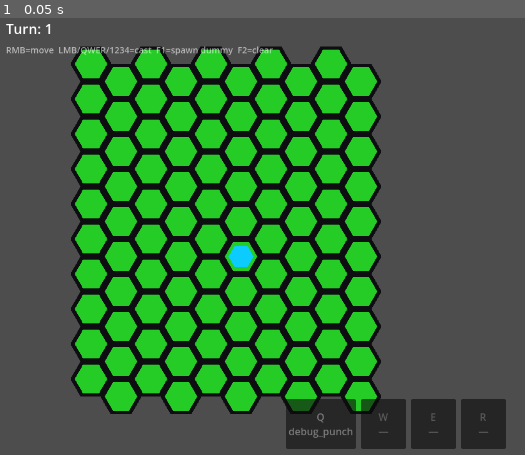
Above: before the commit, frame 1.
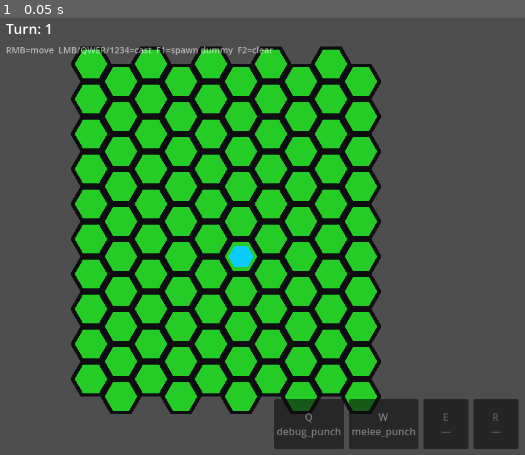
Above: after the commit, the same moment.

Repository: TortikP/GameJamProject
Game: Godot game, scene res://scenes/dev/godmode.tscn
Two runs of this game, one before a commit and one after it. Both use one fixed random seed, a clock stepped at 60 frames per second and the inputs below. This scene is started directly instead of the project's main scene.
Inputs:
- Up to frame 1 (0.05 s): no input

The runs differ from the first frame. In frame 1, 1.3% of the frame differs, in the area x 52-99%, y 87-99%.

Commit message:
feat(abilities): single_enemy_adjacent target + melee_punch (slot W)
Subclass of SingleEnemyTarget with adjacency filter via grid.find_path —
path size 2 means caster and target are one step apart. Registered in
AbilityDatabase.TARGET_KINDS. New JSON: melee_punch (damage 8, adjacency).
Seeded into slot 1 (W) on godmode start; slot 0 (Q) keeps debug_punch
(any-distance damage 5) for comparison.

Demo: hover Q on far enemy → yellow castable. Hover W on far enemy →
greyed out. Step adjacent → both light up. Hits the 'two states'
visualization end-to-end.

Diff:
--- /dev/null
+++ b/data/abilities/melee_punch.json
@@ -0,0 +1,6 @@
+{
+  "id": "melee_punch",
+  "target": {"kind": "single_enemy_adjacent"},
+  "effect": {"kind": "damage", "amount": 8},
+  "modifiers": []
+}
--- a/scripts/core/abilities/ability_database.gd
+++ b/scripts/core/abilities/ability_database.gd
@@ -17,6 +17,7 @@
 
 const TARGET_KINDS: Dictionary = {
 	"single_enemy": preload("res://scripts/core/abilities/targets/single_enemy_target.gd"),
+	"single_enemy_adjacent": preload("res://scripts/core/abilities/targets/single_enemy_adjacent_target.gd"),
 }
 
 const EFFECT_KINDS: Dictionary = {
--- /dev/null
+++ b/scripts/core/abilities/targets/single_enemy_adjacent_target.gd
@@ -0,0 +1,21 @@
+class_name SingleEnemyAdjacentTarget
+extends SingleEnemyTarget
+## Single-enemy target that additionally requires the enemy to be on a
+## hex adjacent to the caster. Adjacency is measured via grid.find_path —
+## path of size 2 means [caster, target] = one step apart.
+
+
+func resolve(caster: Actor, ctx: Dictionary) -> Array:
+	var base: Array = super.resolve(caster, ctx)
+	if base.is_empty():
+		return []
+	var grid: HexGrid = ctx.get("grid")
+	if grid == null:
+		return []
+	var caster_coord: Vector2i = grid.get_coord(caster.actor_id)
+	var target_actor: Actor = base[0]
+	var target_coord: Vector2i = grid.get_coord(target_actor.actor_id)
+	var path: Array = grid.find_path(caster_coord, target_coord)
+	if path.size() != 2:
+		return []
+	return base
--- a/scripts/presentation/godmode/godmode_controller.gd
+++ b/scripts/presentation/godmode/godmode_controller.gd
@@ -115,10 +115,13 @@
 	if _slot_bar_node == null:
 		return
 	var debug_punch: Ability = AbilityDatabase.get_ability(&"debug_punch")
-	if debug_punch == null:
+	if debug_punch != null:
+		_slot_bar_node.set_slot(0, debug_punch)
+	else:
 		GameLogger.warn("Godmode", "debug_punch not found in AbilityDatabase")
-		return
-	_slot_bar_node.set_slot(0, debug_punch)
+	var melee_punch: Ability = AbilityDatabase.get_ability(&"melee_punch")
+	if melee_punch != null:
+		_slot_bar_node.set_slot(1, melee_punch)
 	_slot_bar_node.set_active(0)
 
 
